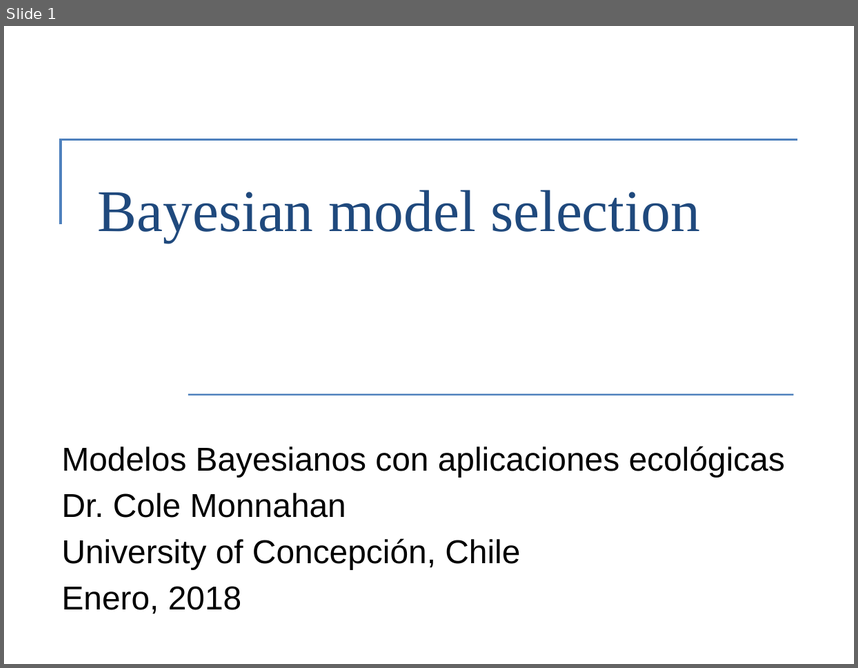
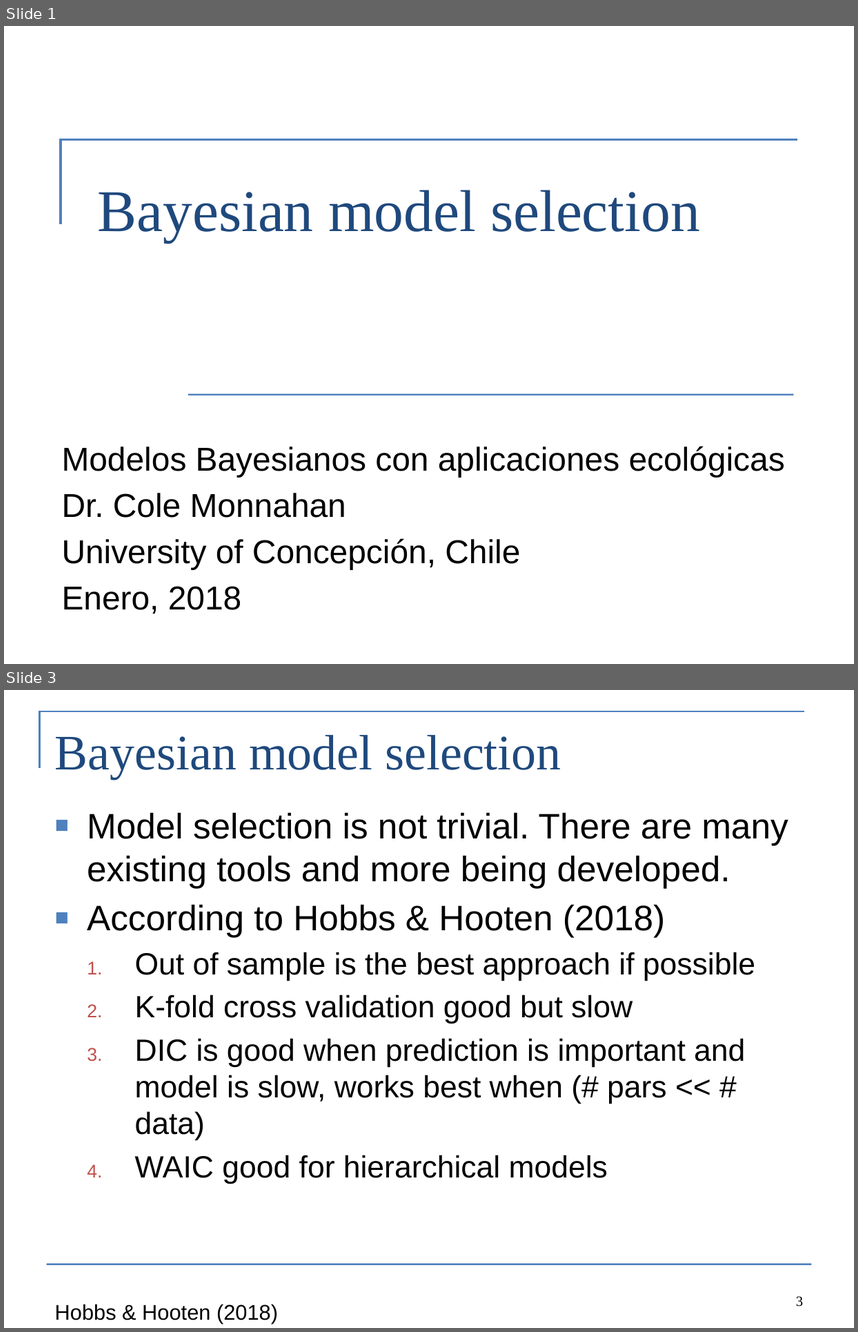
Before and after one commit to colemonnahan/bayes_workshop, a slide deck: dia3/lab3_selection.pptx. Shown one above the other, each under a label of ours: slide 1 before the commit, slides 1 and 3 after it; the slides between them are not shown. The pictures are 858x668 and 858x1332 pixels, drawn with LibreOffice and Linux fonts; fonts in the diff are those of the drawing. Boxes give left, top, right and bottom in pixels: in the first picture for what was removed or moved away, otherwise in the second. Text is boxed around its words. In the diff, an @@ line names an element or a change of style, - is before the commit and + after.

```diff
--- a/dia3/lab3_selection.pptx
+++ b/dia3/lab3_selection.pptx
@@ slide 3 added at (4,690,854,1328), background #FFFFFF @@
@@ freeform shape added at (40,711,805,768), outline #4F81BD 1.5 pt @@
@@ title added at (55,735,562,779), 42 pt, text #1F497D @@
+Bayesian model selection
@@ text added at (87,812,788,1183), 26 pt, text #000000 @@
+■ Model selection is not trivial. There are many existing tools and more being developed.
+■ According to Hobbs & Hooten (2018)
+  1. Out of sample is the best approach if possible
+  2. K-fold cross validation good but slow
+  3. DIC is good when prediction is important and model is slow, works best when (# pars << # data)
+  4. WAIC good for hierarchical models
@@ line added from (47, 1264) to (811, 1264), #4F81BD 1.5 pt @@
@@ text added at (55,1303,278,1323), 18 pt, text #000000 @@
+Hobbs & Hooten (2018)
@@ page number added at (796,1296,803,1306), 12 pt, text #000000 @@
+3
```
Also in this commit, not shown: 4 slides changed, 1 other slide added, 2 slides removed, 12 other files.
